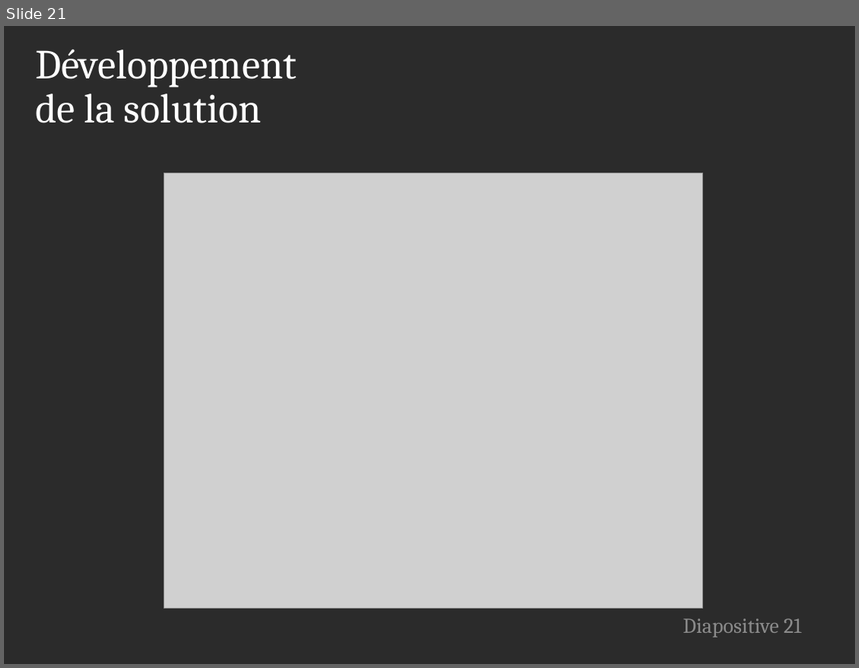
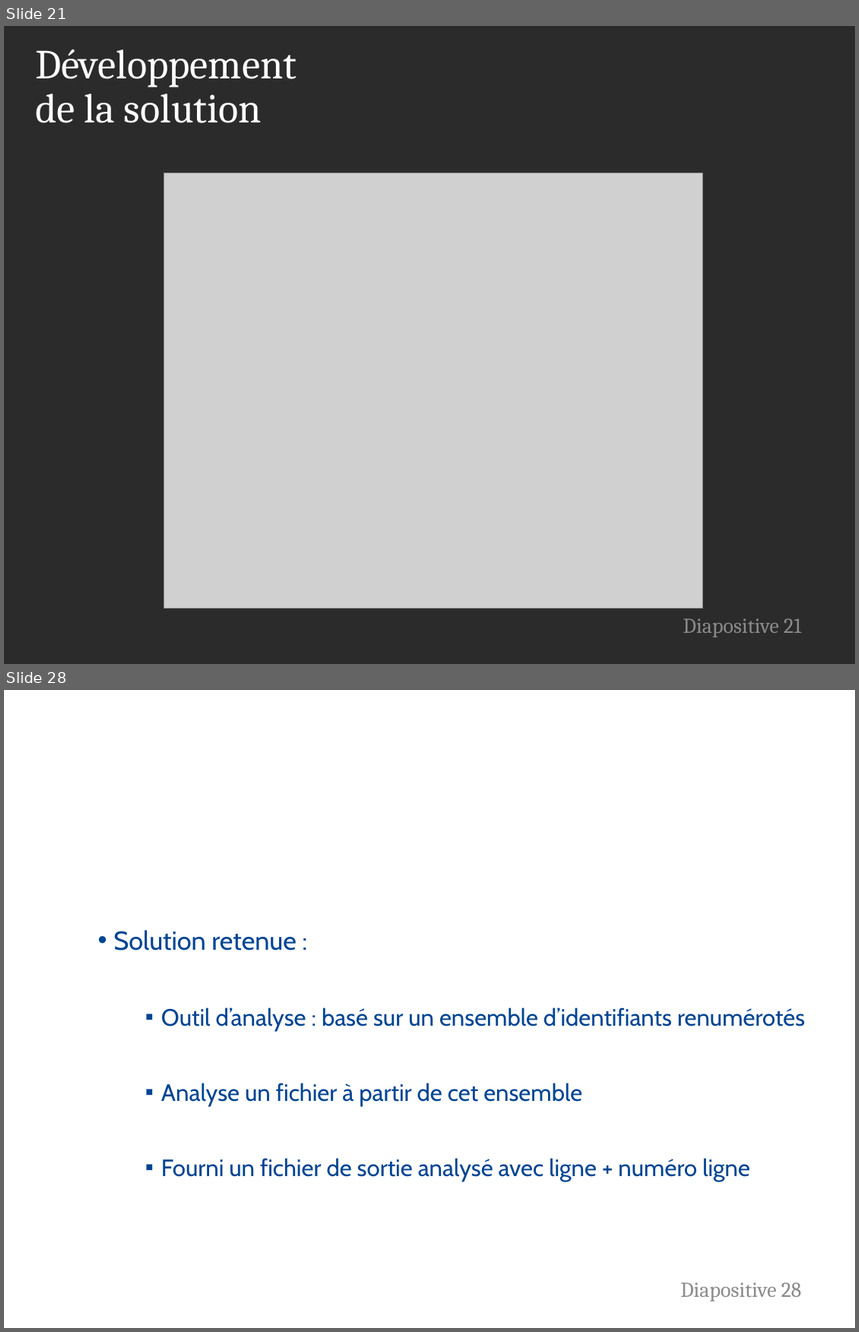
Before and after one commit to FlorentALAPETITE/Rapport_Stage_2017, a slide deck: Soutenance_Stage.pptx. Shown one above the other, each under a label of ours: slide 21 before the commit, slides 21 and 28 after it; the slides between them are not shown. The pictures are 859x668 and 859x1332 pixels, drawn with LibreOffice and Linux fonts; fonts in the diff are those of the drawing; grey boxes stand for pictures; background and template pictures are left out; a plain dark background stands for a picture behind light text. Boxes give left, top, right and bottom in pixels: in the first picture for what was removed or moved away, otherwise in the second. Text is boxed around its words. In the diff, an @@ line names an element or a change of style, - is before the commit and + after.

```diff
--- a/Soutenance_Stage.pptx
+++ b/Soutenance_Stage.pptx
@@ slide 28 added at box(4, 690, 855, 1328), background picture (left out) @@
@@ title added at box(27, 690, 618, 812), 35 pt, text #FFFFFF @@
+Développement
+de la solution
@@ text added at box(113, 930, 296, 951), 22 pt, text #004492 @@
+• Solution retenue :
@@ text added at box(161, 1008, 805, 1182), 20 pt, text #004492 @@
+  ▪ Outil d’analyse : basé sur un ensemble d’identifiants renumérotés
+  ▪ Analyse un fichier à partir de cet ensemble
+  ▪ Fourni un fichier de sortie analysé avec ligne + numéro ligne
@@ page number added at box(680, 1283, 802, 1302), 18 pt, text #8C8C8C @@
+Diapositive 28
```
Also in this commit, not shown: 1 slide changed, 5 other slides added, 5 other files.
